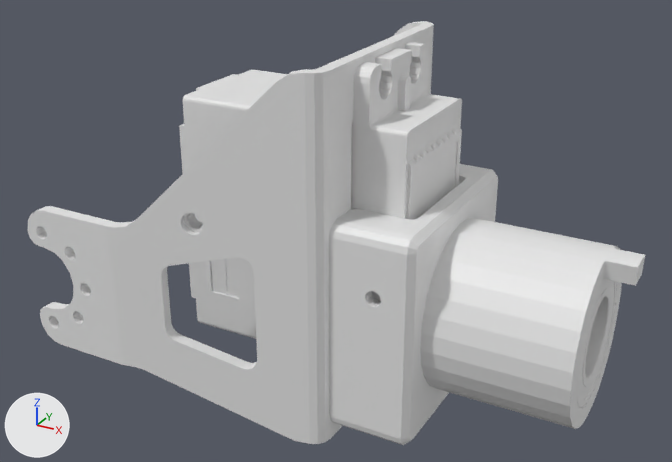
Two versions of the COLLADA model low-level/resources/robots/go2d1/meshes/d1_Link05.dae, one commit apart.
Camera for both pictures: a 50 mm lens placed at (0.1054, -0.0975, 0.0673), pointed at (0.0392, 0.0229, 0.0071). Lighting does not change. The marker at lower left points along +X, +Y and +Z. Where no turn or scale is listed for an object, it has been applied to the vertices. Vertices at the same position are counted once.

Script lines for the objects in view, before the commit:
```python
me_mesh_1 = bpy.data.meshes.new('Mesh-1')
me_mesh_1.from_pydata(...)  # 7781 vertices, 15635 faces; spans x -0.003..0.0865, y -0.002..0.0496, z -0.0204..0.0376
ob_object_1 = bpy.data.objects.new('Object-1', me_mesh_1)
ob_object_1.location = (0.0, 0.0, 0.0)
```
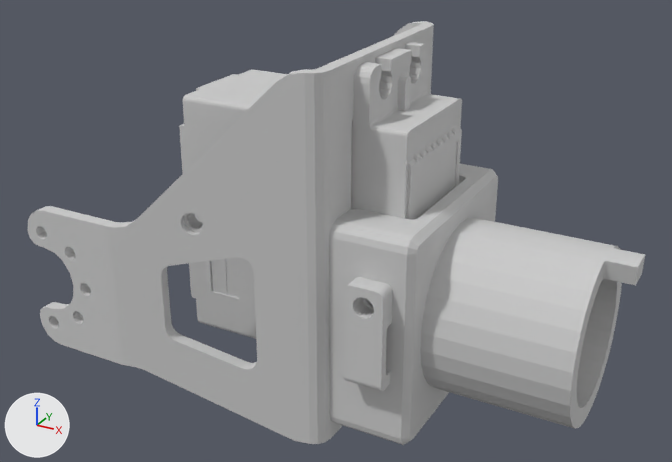
Boxes (x1, y1, x2, y2) around the edits, measured in the pictures (672 x 462 px):
part 1 of me_mesh_1, added
    after: (344, 277, 393, 391)
part 2 of me_mesh_1, cut back
    before: (352, 79, 617, 445)
    after: (352, 79, 498, 445)
part 3 of me_mesh_1, deleted
    before: (36, 211, 113, 316)
part 4 of me_mesh_1, recoloured
    both: (28, 21, 645, 444)

The change in detail:
Material 'mat_0' (mat_mat_0) is new.
Its base color is (0.604, 0.604, 0.604) (light grey #cccccc).
Its roughness is 0.9.
me_mesh_1 is used by ob_object_1; location (0.0, 0.0, 0.0).
me_mesh_1 had 7781 vertices, 15635 faces and spanned x -0.003..0.0865, y -0.002..0.0496, z -0.0204..0.0376.
me_mesh_1 now has 5261 vertices, 10555 faces and spans x -0.003..0.0865, y -0.002..0.0522, z -0.0204..0.0376.
me_mesh_1 part 1: a new loose piece of 92 vertices spanning x 0.051..0.057, y 0.0038..0.0068, z -0.0071..0.0089, in mat_mat_0 (light grey #cccccc).
me_mesh_1 part 2: 37 vertices moved within x 0.0465..0.0593, y 0.0138..0.0338, z -0.0181..0.0286; 2949 vertices removed from x 0.035..0.082, y 0.0079..0.0388, z -0.0181..0.0291; 259 vertices added at x 0.035..0.077, y 0.008..0.0388, z -0.0181..0.0291.
me_mesh_1 part 3: 6 vertices removed from x 0.0..0.0092, y -0.002..0.0, z -0.0055..0.0092.
me_mesh_1 part 4: 8505 faces spanning x -0.003..0.0865, y -0.002..0.0496, z -0.0204..0.0376 switch from no material to mat_mat_0 (light grey #cccccc).
